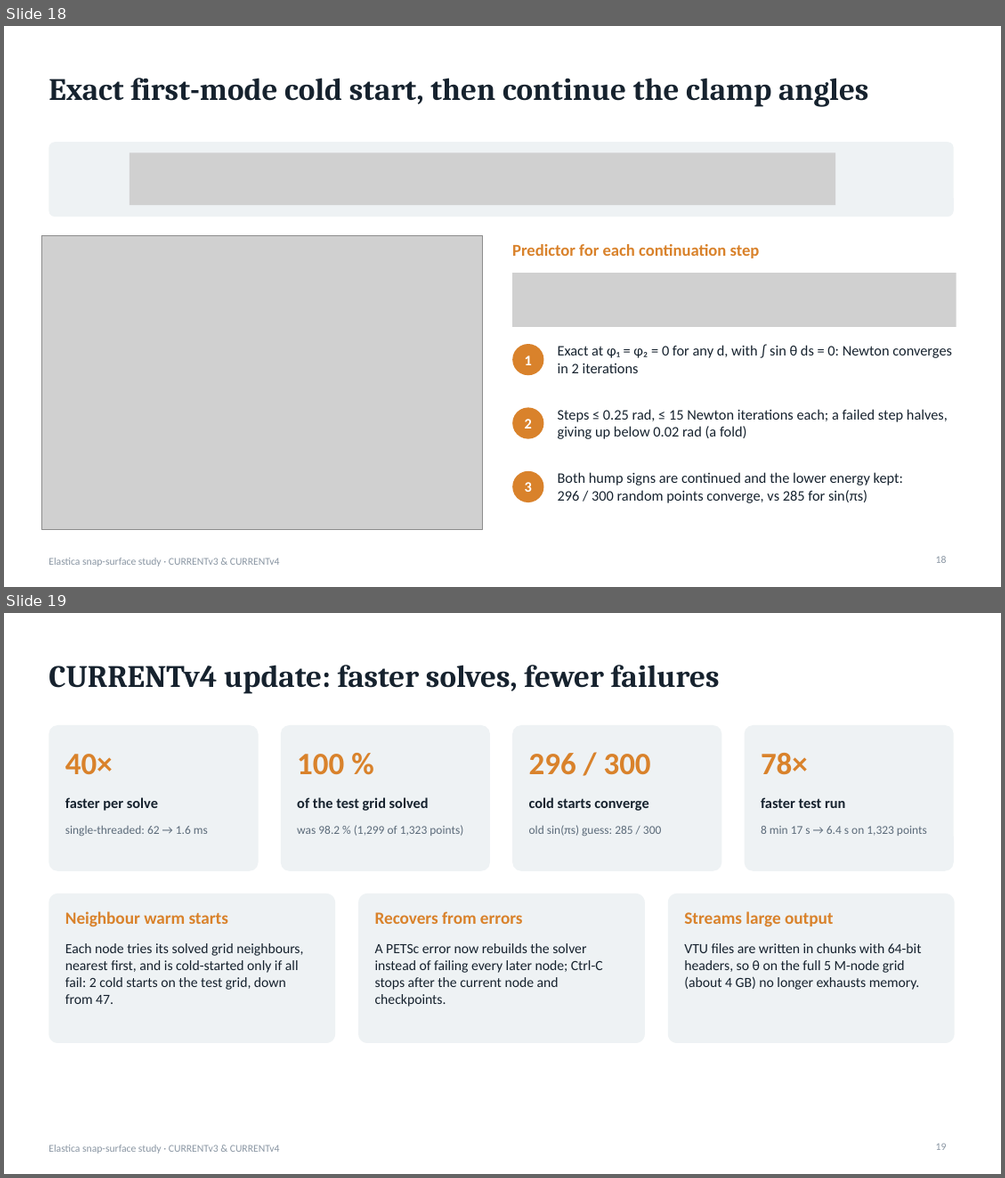
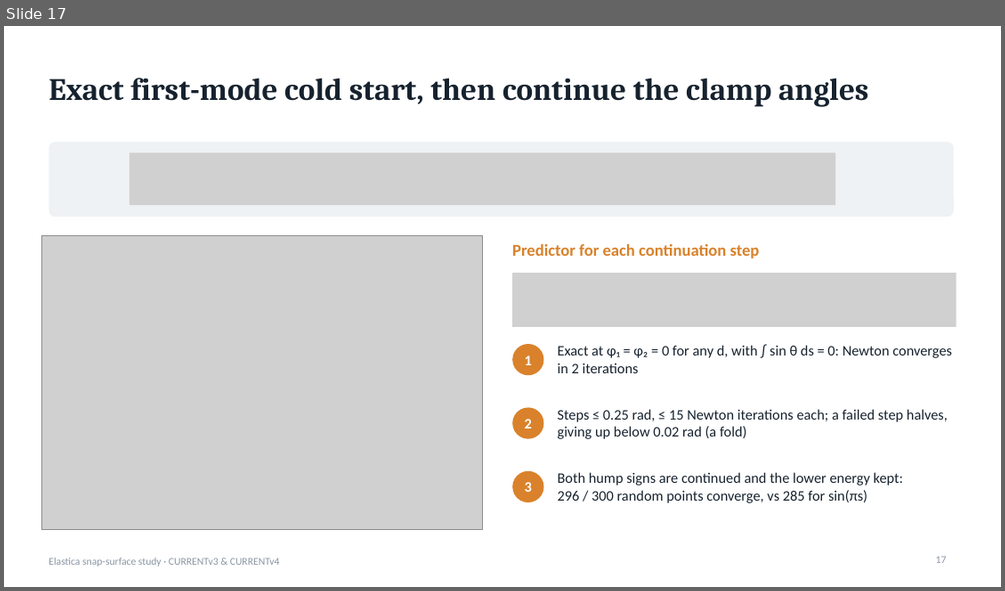
Before and after one commit to grraxx/elastica, a slide deck: presentation/elastica_snap_surface.pptx. Shown one above the other, each under a label of ours: slides 18 and 19 before the commit, slide 17 after it. The pictures are 1005x1178 and 1005x591 pixels, drawn with LibreOffice and Linux fonts; fonts in the diff are those of the drawing; grey boxes stand for pictures. Boxes give left, top, right and bottom in pixels: in the first picture for what was removed or moved away, otherwise in the second. Text is boxed around its words. In the diff, an @@ line names an element or a change of style, - is before the commit and + after.

```diff
--- a/presentation/elastica_snap_surface.pptx
+++ b/presentation/elastica_snap_surface.pptx
@@ slide 19 removed at <box>4,613,1001,1174</box>, background #FFFFFF; not listed: 1 template element that a slide beside it also shows @@
@@ title removed at <box>48,665,720,694</box> @@
-CURRENTv4 update: faster solves, fewer failures
@@ rounded rectangle removed at <box>48,725,259,871</box> @@
@@ rounded rectangle removed at <box>281,725,490,871</box> @@
@@ rounded rectangle removed at <box>512,725,722,871</box> @@
@@ rounded rectangle removed at <box>744,725,954,871</box> @@
@@ text removed at <box>65,754,113,775</box> @@
-40×
@@ text removed at <box>297,754,344,775</box> @@
-100 %
@@ text removed at <box>529,753,651,775</box> @@
-296 / 300
@@ text removed at <box>760,753,808,775</box> @@
-78×
@@ text removed at <box>65,797,158,811</box> @@
-faster per solve
@@ text removed at <box>297,797,429,811</box> @@
-of the test grid solved
@@ text removed at <box>529,797,648,811</box> @@
-cold starts converge
@@ text removed at <box>760,797,845,808</box> @@
-faster test run
@@ text removed at <box>65,825,208,835</box> @@
-single-threaded: 62 → 1.6 ms
@@ text removed at <box>297,825,463,835</box> @@
-was 98.2 % (1,299 of 1,323 points)
@@ text removed at <box>529,825,661,835</box> @@
-old sin(πs) guess: 285 / 300
@@ text removed at <box>760,826,927,835</box> @@
-8 min 17 s → 6.4 s on 1,323 points
@@ rounded rectangle removed at <box>48,893,335,1043</box> @@
@@ rounded rectangle removed at <box>358,893,645,1043</box> @@
@@ rounded rectangle removed at <box>668,893,955,1043</box> @@
@@ text removed at <box>65,911,228,927</box> @@
-Neighbour warm starts
@@ text removed at <box>375,911,523,924</box> @@
-Recovers from errors
@@ text removed at <box>684,911,833,927</box> @@
-Streams large output
@@ text removed at <box>65,943,303,1004</box> @@
-Each node tries its solved grid neighbours, nearest first, and is cold-started only if all fail: 2 cold starts on the test grid, down from 47.
@@ text removed at <box>375,943,603,1006</box> @@
-A PETSc error now rebuilds the solver instead of failing every later node; Ctrl-C stops after the current node and checkpoints.
@@ text removed at <box>684,943,922,989</box> @@
-VTU files are written in chunks with 64-bit headers, so θ on the full 5 M-node grid (about 4 GB) no longer exhausts memory.
@@ page number removed at <box>936,1143,947,1150</box> @@
-19
@@ what was slide 18 is now slide 17 @@
@@ page number at <box>936,556,947,563</box>: text changed @@
-18
+17
```
Also in this commit, not shown: 4 slides changed, 11 other slides removed.
